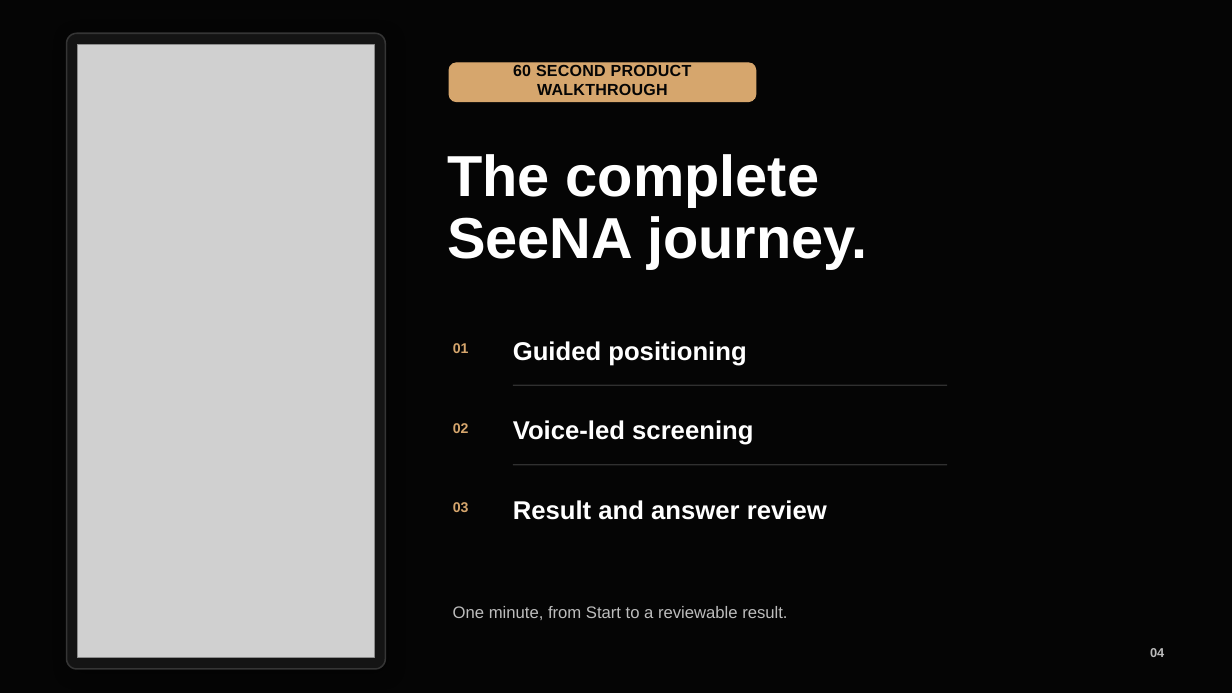
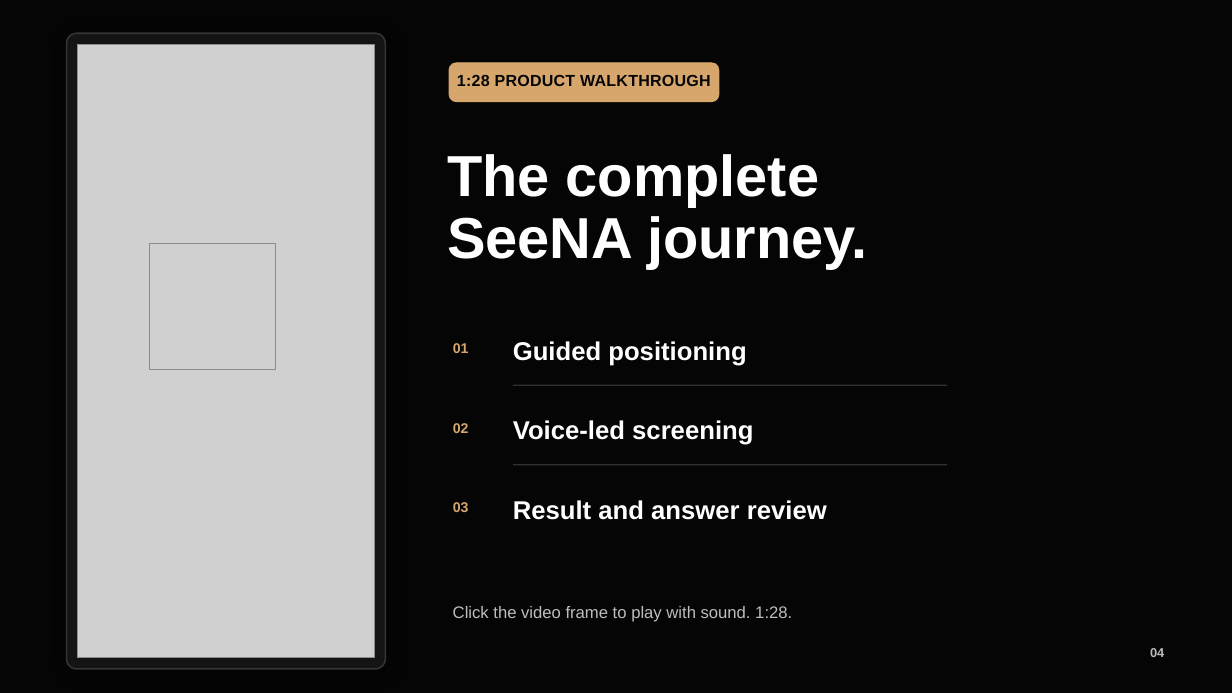
Before and after one commit to surtecha/SeeNA, a slide deck: slide 4 of PitchDeck/SeeNA-Syncs-Hackathon-2026-Pitch.pptx. Drawn at 1232x693 pixels with LibreOffice and Linux fonts; fonts in the diff are those of the drawing; grey boxes stand for pictures. Boxes give left, top, right and bottom in pixels: in the first picture for what was removed or moved away, otherwise in the second. Text is boxed around its words. In the diff, an @@ line names an element or a change of style, - is before the commit and + after.

Commit message:
docs: embed narrated walkthrough and retime pitch

```diff
--- a/PitchDeck/SeeNA-Syncs-Hackathon-2026-Pitch.pptx
+++ b/PitchDeck/SeeNA-Syncs-Hackathon-2026-Pitch.pptx
@@ rounded rectangle: place and size @@
-rounded rectangle at (449, 63, 756, 102)
+rounded rectangle at (449, 63, 719, 102)
@@ text at (457, 75, 711, 86): text changed @@
-60 SECOND PRODUCT WALKTHROUGH
+1:28 PRODUCT WALKTHROUGH
@@ picture added at (150, 244, 275, 370) @@
@@ text at (453, 606, 792, 622): text changed @@
-One minute, from Start to a reviewable result.
+Click the video frame to play with sound. 1:28.
```
Also in this commit, not shown: 4 other files.
